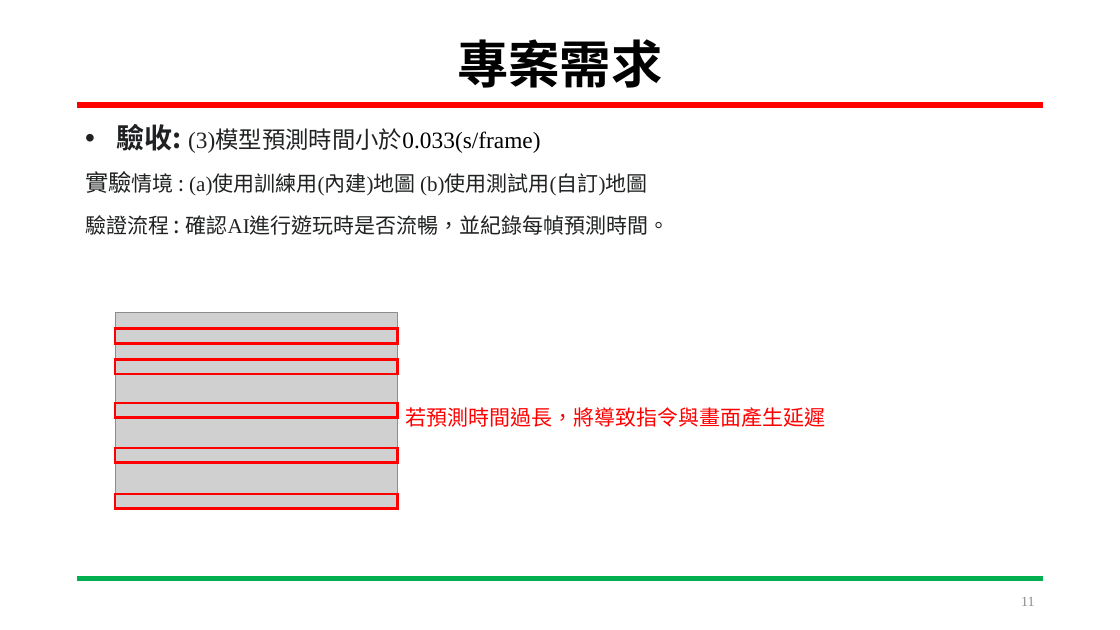
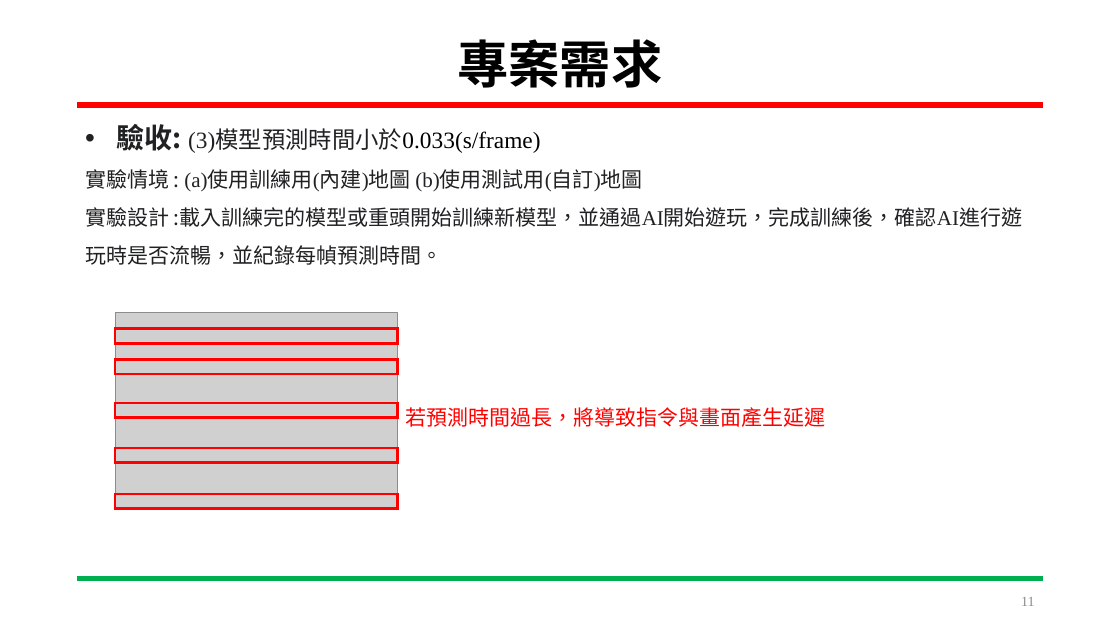
Before and after one commit to HOURFA/ML, a slide deck: slide 11 of final_project/DevelopmentLog/ML_finalproject.pptx. Drawn at 1120x630 pixels with LibreOffice and Linux fonts; fonts in the diff are those of the drawing; grey boxes stand for pictures. Boxes give left, top, right and bottom in pixels: in the first picture for what was removed or moved away, otherwise in the second. Text is boxed around its words. In the diff, an @@ line names an element or a change of style, - is before the commit and + after.

```diff
--- a/final_project/DevelopmentLog/ML_finalproject.pptx
+++ b/final_project/DevelopmentLog/ML_finalproject.pptx
@@ text at [85, 169, 642, 191]: size 20 to 18 pt in "實驗情境" @@
@@ text at [85, 207, 1022, 265]: text changed; font Noto Sans CJK SC to Times New Roman @@
-驗證流程 : 確認AI進行遊玩時是否流暢，並紀錄每幀預測時間。
+實驗設計 :載入訓練完的模型或重頭開始訓練新模型，並通過AI開始遊玩，完成訓練後，確認AI進行遊玩時是否流暢，並紀錄每幀預測時間。
```
Also in this commit, not shown: 9 other slides changed, 2 slides added, 1 other file.
